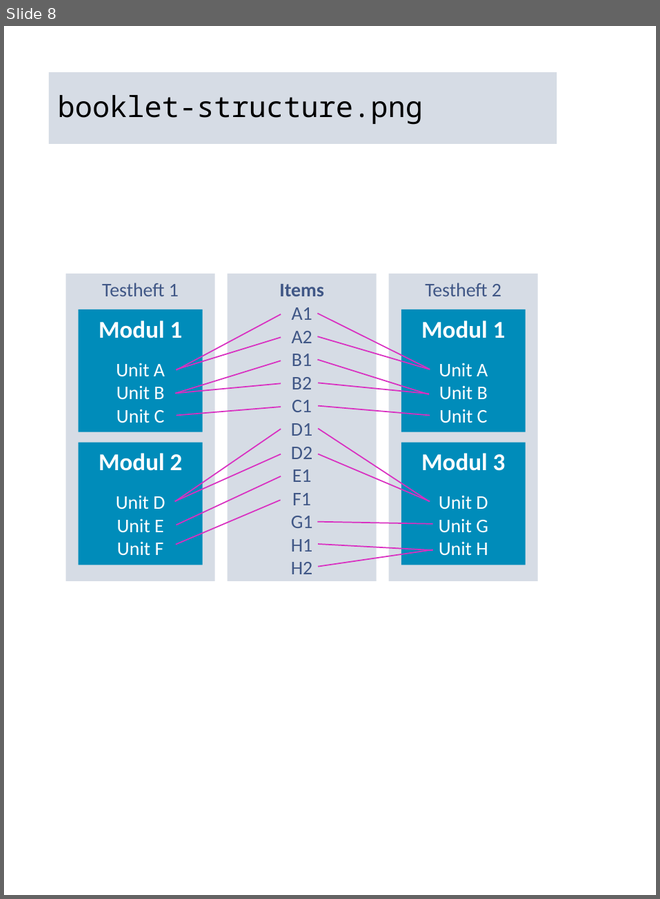
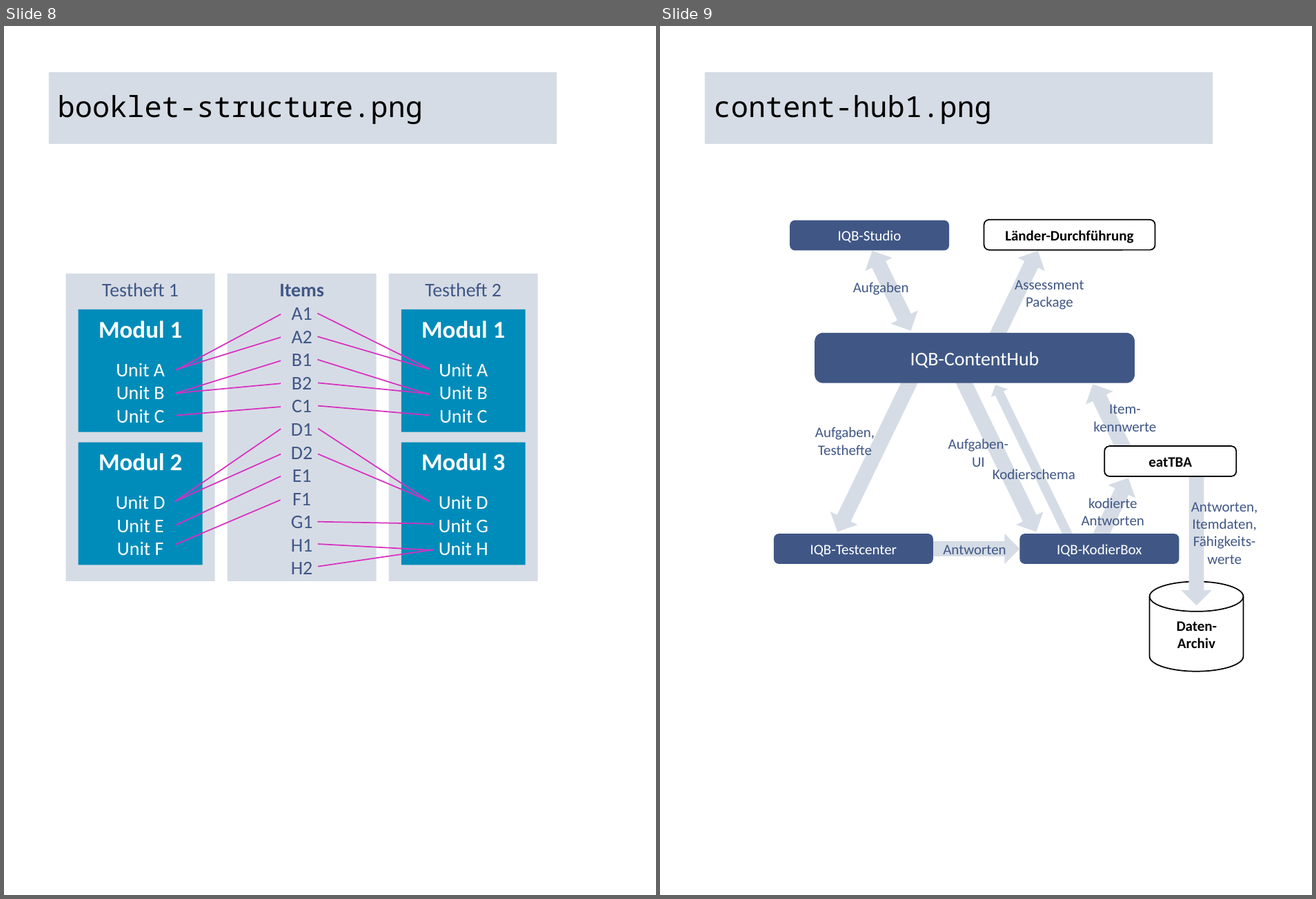
Before and after one commit to iqb-berlin/rising-stars, a slide deck: assets/figures.pptx. Shown side by side, each under a label of ours: slide 8 before the commit, slides 8 and 9 after it. The pictures are 660x899 and 1316x899 pixels, drawn with LibreOffice and Linux fonts; fonts in the diff are those of the drawing. Boxes give left, top, right and bottom in pixels: in the first picture for what was removed or moved away, otherwise in the second. Text is boxed around its words. In the diff, an @@ line names an element or a change of style, - is before the commit and + after.

Commit message:
Rename root to content-hub

```diff
--- a/assets/figures.pptx
+++ b/assets/figures.pptx
@@ slide 9 added at bbox=[660, 26, 1312, 895], background #FFFFFF @@
@@ title added at bbox=[706, 72, 1213, 144], fill #D6DCE5, 24 pt, text #000000 @@
+content-hub1.png
@@ rounded rectangle added at bbox=[790, 221, 948, 251], fill #405786, 12 pt, text #FFFFFF @@
+IQB-Studio
@@ rounded rectangle added at bbox=[984, 220, 1155, 250], fill #FFFFFF, outline #000000 1 pt, 12 pt, text #000000, bold @@
+Länder-Durchführung
@@ left right arrow added at bbox=[858, 244, 924, 337], fill #D6DCE5 @@
@@ left arrow added at bbox=[980, 245, 1052, 349], fill #D6DCE5 @@
@@ text added at bbox=[853, 282, 909, 295], 12 pt, text #405786 @@
+Aufgaben
@@ text added at bbox=[1015, 277, 1084, 310], 12 pt, text #405786 @@
+Assessment Package
@@ rounded rectangle added at bbox=[815, 333, 1135, 383], fill #405786, 16 pt, text #FFFFFF @@
+IQB-ContentHub
@@ right arrow added at bbox=[824, 368, 927, 539], fill #D6DCE5 @@
@@ right arrow added at bbox=[947, 370, 1050, 539], fill #D6DCE5 @@
@@ right arrow added at bbox=[1079, 377, 1140, 459], fill #D6DCE5 @@
@@ right arrow added at bbox=[988, 381, 1080, 545], fill #D6DCE5 @@
@@ text added at bbox=[1093, 402, 1156, 432], 12 pt, text #405786 @@
+Item-kennwerte
@@ text added at bbox=[815, 427, 875, 459], 12 pt, text #405786 @@
+Aufgaben, Testhefte
@@ text added at bbox=[948, 439, 1008, 467], 12 pt, text #405786 @@
+Aufgaben-UI
@@ rounded rectangle added at bbox=[1104, 446, 1236, 477], fill #FFFFFF, outline #000000 1 pt, 12 pt, text #000000, bold @@
+eatTBA
@@ right arrow added at bbox=[1181, 458, 1211, 606], fill #D6DCE5 @@
@@ text added at bbox=[993, 469, 1075, 479], 12 pt, text #405786 @@
+Kodierschema
@@ right arrow added at bbox=[1080, 472, 1142, 557], fill #D6DCE5 @@
@@ text added at bbox=[1082, 498, 1144, 530], 12 pt, text #405786 @@
+kodierte Antworten
@@ text added at bbox=[1191, 499, 1258, 564], 12 pt, text #405786 @@
+Antworten, Itemdaten,
+Fähigkeits-werte
@@ rounded rectangle added at bbox=[774, 534, 933, 564], fill #405786, 12 pt, text #FFFFFF @@
+IQB-Testcenter
@@ right arrow added at bbox=[891, 534, 1020, 564], fill #D6DCE5 @@
@@ rounded rectangle added at bbox=[1020, 534, 1179, 564], fill #405786, 12 pt, text #FFFFFF @@
+IQB-KodierBox
@@ text added at bbox=[943, 545, 1006, 559], 12 pt, text #405786 @@
+Antworten
@@ cylinder added at bbox=[1149, 581, 1243, 671], fill #FFFFFF, outline #000000 1 pt, 12 pt, text #000000, bold @@
+Daten-Archiv
```
Also in this commit, not shown: 1 other slide added, 6 other files.
